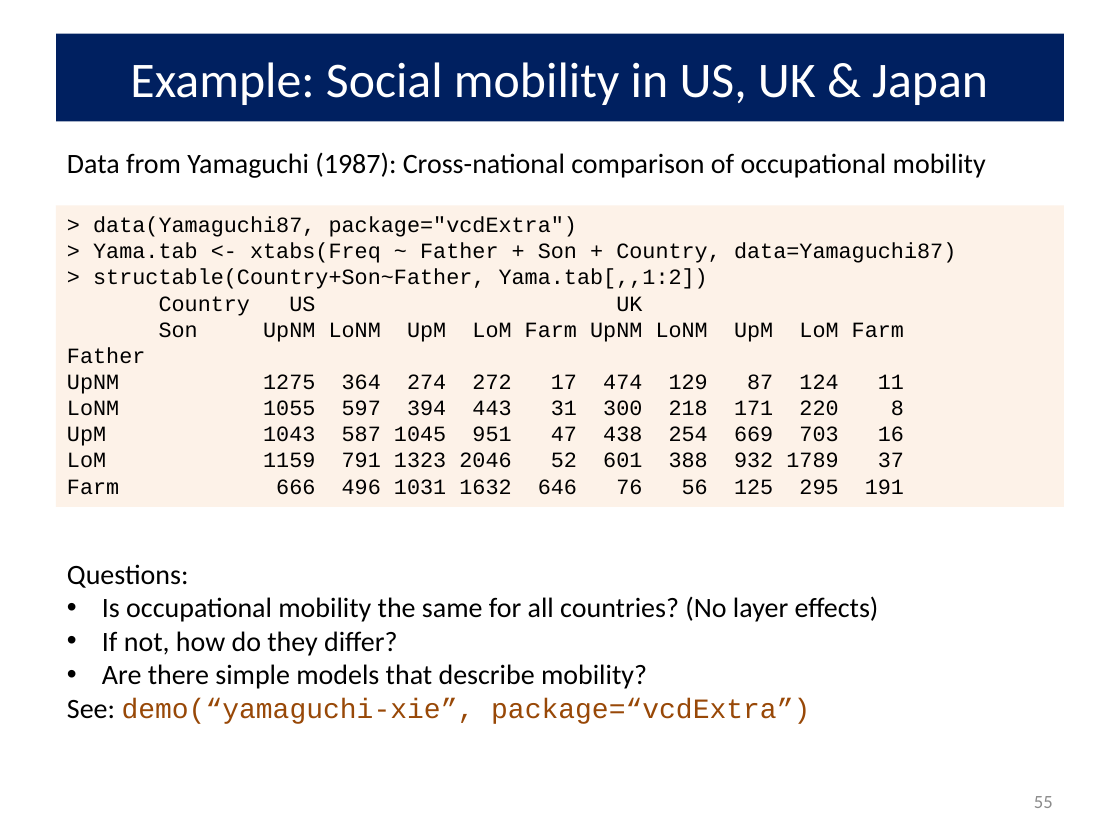
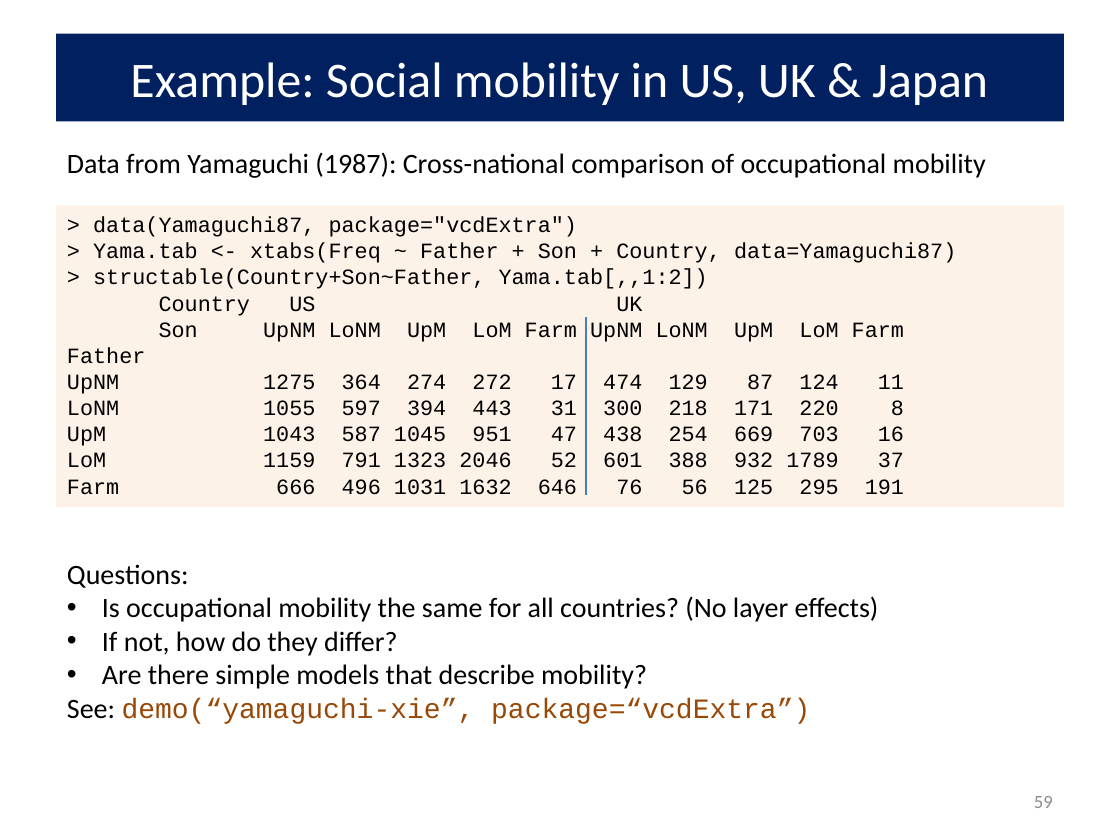
Before and after one commit to friendly/psy6136, a slide deck: slide 59 of lectures/08-Loglin2.pptx (slide 55 before the commit). Drawn at 1120x840 pixels with LibreOffice and Linux fonts; fonts in the diff are those of the drawing. Boxes give left, top, right and bottom in pixels: in the first picture for what was removed or moved away, otherwise in the second. Text is boxed around its words. In the diff, an @@ line names an element or a change of style, - is before the commit and + after.

```diff
--- a/lectures/08-Loglin2.pptx
+++ b/lectures/08-Loglin2.pptx
@@ line added from (586, 317) to (586, 495), #4B7EBC 1.25 pt @@
@@ page number at (1034,796,1053,808): text changed @@
-55
+59
```
Also in this commit, not shown: 1 other slide changed, 4 slides added, 3 other files.
